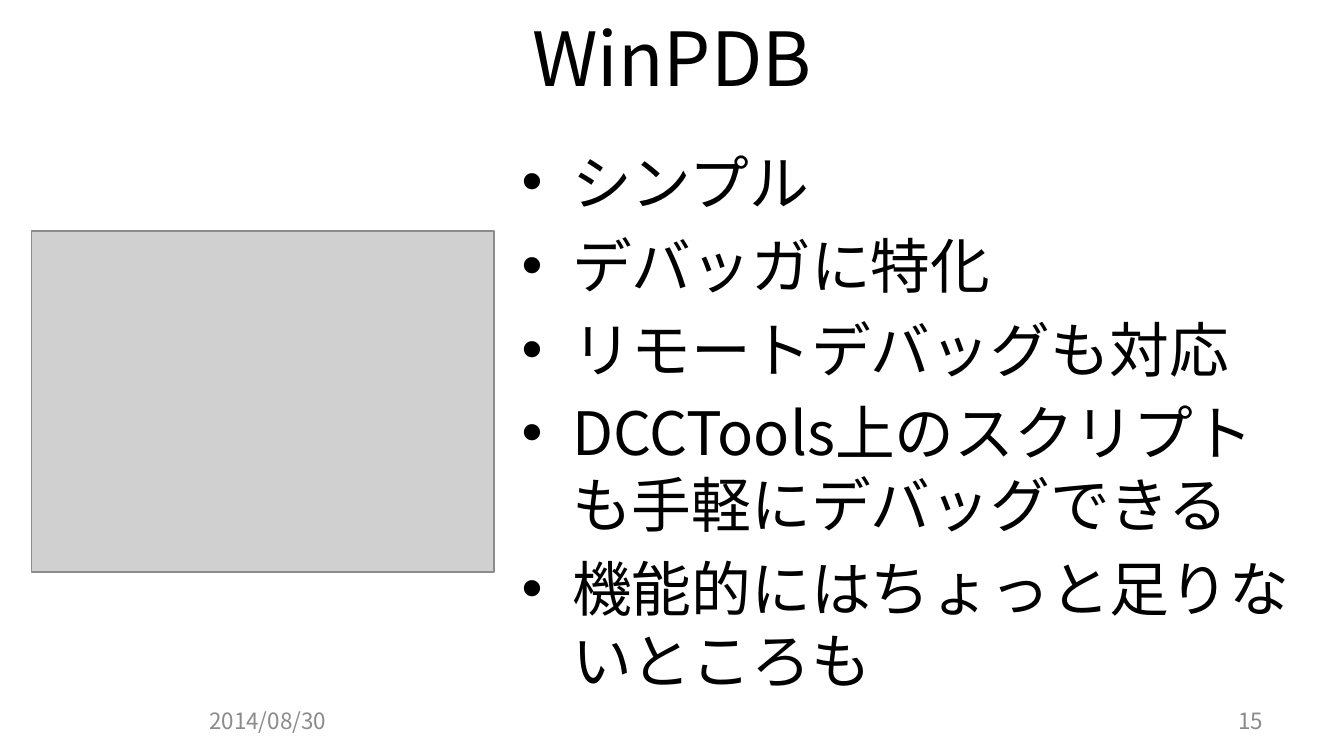
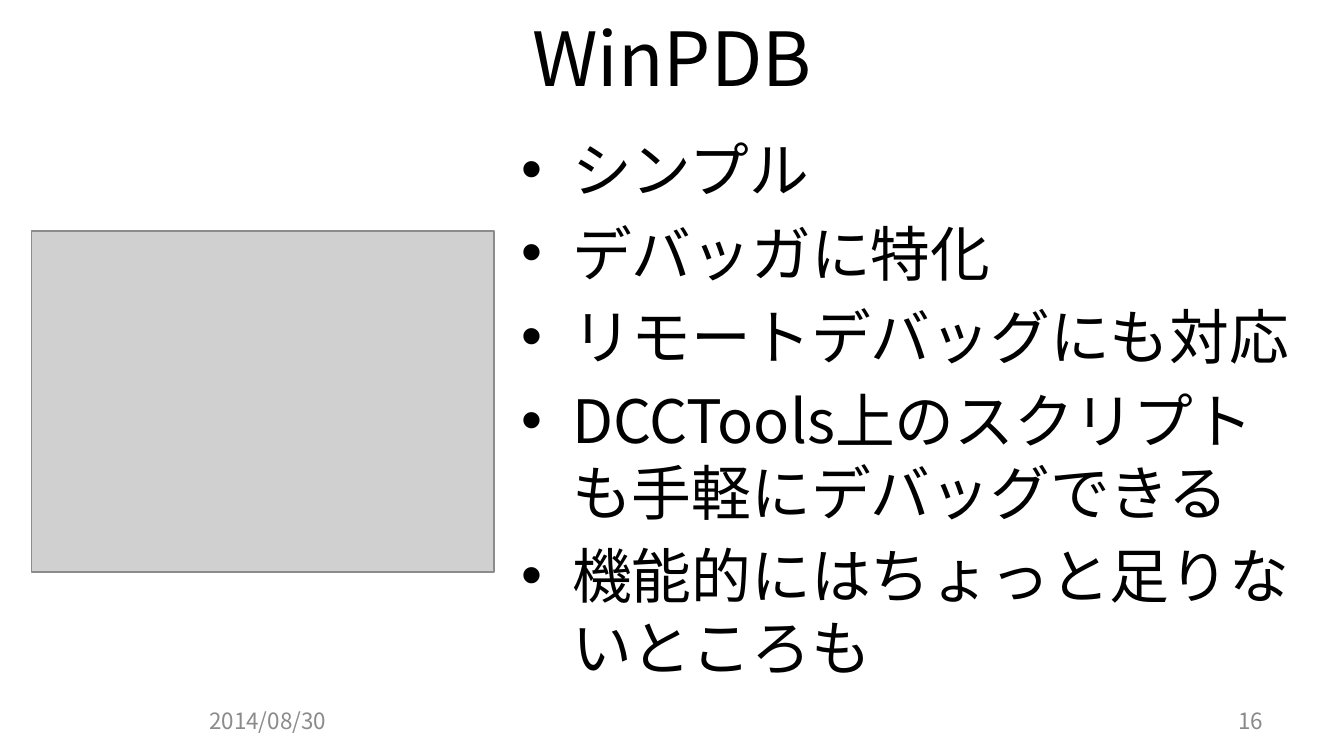
Before and after one commit to JCGS/CEDEC2014, a slide deck: slide 16 of chiyama/2014cedec_chiyama.pptx (slide 15 before the commit). Drawn at 1344x756 pixels with LibreOffice and Linux fonts; fonts in the diff are those of the drawing; grey boxes stand for pictures; background and template pictures are left out. Boxes give left, top, right and bottom in pixels: in the first picture for what was removed or moved away, otherwise in the second. Text is boxed around its words. In the diff, an @@ line names an element or a change of style, - is before the commit and + after.

```diff
--- a/chiyama/2014cedec_chiyama.pptx
+++ b/chiyama/2014cedec_chiyama.pptx
@@ text "シンプル": place and size @@
-text "シンプル" at (572, 155, 1289, 686)
+text "シンプル" at (572, 142, 1289, 673)
@@ text at (572, 308, 1289, 364): text changed @@
-• リモートデバッグも対応
+• リモートデバッグにも対応
@@ page number at (1238, 712, 1263, 729): text changed @@
-15
+16
```
Also in this commit, not shown: 7 other slides changed, 1 slide added, 1 other file.
